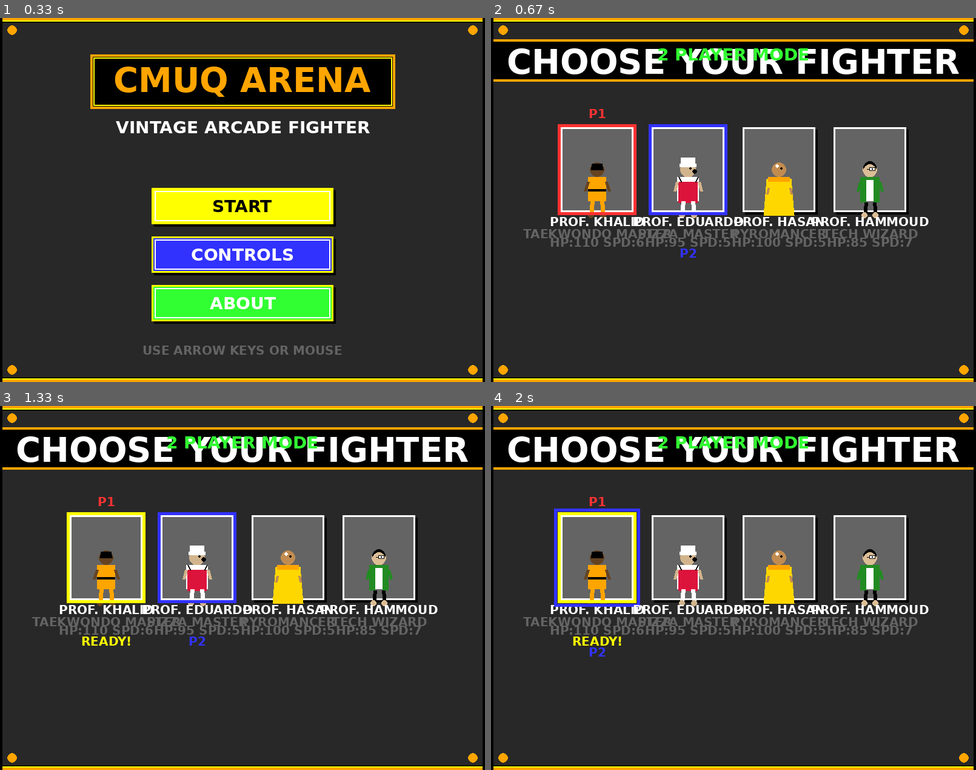
Above: before the commit, frames 1-4 (two rows, left to right).
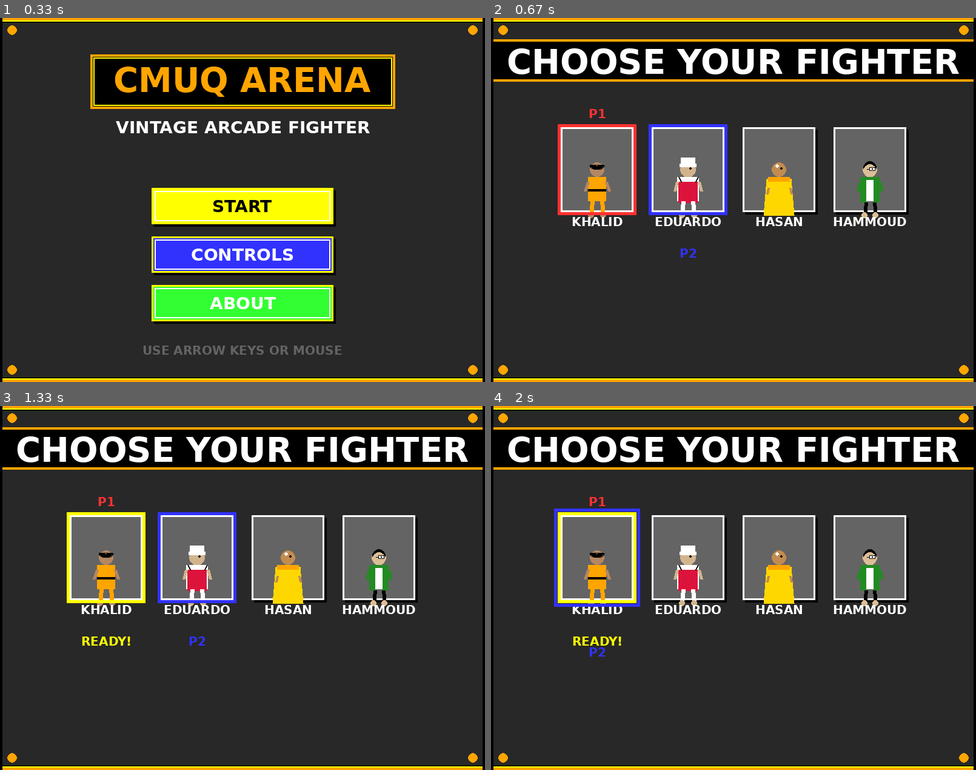
Above: after the commit, the same moments.

Repository: ymh1874/StreetFighter
Game: pygame game, started from main.py
The game is run twice, just before and just after one commit, with the same random seed, the same clock (stepped at 60 frames per second) and the same inputs.
Inputs (mouse positions are in pixels of both pictures, inside the frame that each line leads up to):
- Up to frame 1 (0.33 s): no input
- Up to frame 2 (0.67 s): click (733, 207) at 0.38 s
- Up to frame 3 (1.33 s): hold Right 0.67-1.13 s; move the mouse to (223, 602) at 0.7 s; hold Left from 1.17 s (still down); tap J at 1.23 s
- Up to frame 4 (2 s): tap J at 1.53, 1.8 s; release Left at 1.7 s; hold Left from 1.73 s (still down)

Frame 1 is identical in both runs. In frame 2, 3.8% of the frame differs, in the area x 6-91%, y 8-63%; in frame 3, 3.8%; in frame 4, 3.8%.

Commit message:
ui text modification

Diff:
--- a/config.py
+++ b/config.py
@@ -19,7 +19,7 @@
 DARK_GRAY = (40, 40, 40)
 
 # Skin tones
-KHALID_SKIN = (101, 67, 33)  # Dark brown
+KHALID_SKIN = (181, 135, 99)  # Light brown
 EDUARDO_SKIN = (210, 180, 140)  # Tan
 HASAN_SKIN = (194, 140, 80)  # Medium brown
 HAMMOUD_SKIN = (220, 190, 150)  # Light tan
@@ -42,21 +42,22 @@
 P_WIDTH = 50
 P_HEIGHT = 100
 
-# Professor Character Definitions
+# Character Definitions
 CHARACTERS = [
     {
-        'name': 'PROF. KHALID',
+        'name': 'KHALID',
         'color': KHALID_GI,
         'skin': KHALID_SKIN,
         'speed': 6,
         'jump': -19,
         'health': 110,
         'dmg_mult': 1.0,
+
         'desc': 'TAEKWONDO MASTER',
         'special': 'spinning_kick'
     },
     {
-        'name': 'PROF. EDUARDO',
+        'name': 'EDUARDO',
         'color': EDUARDO_APRON,
         'skin': EDUARDO_SKIN,
         'speed': 5,
@@ -67,7 +68,7 @@
         'special': 'pizza_throw'
     },
     {
-        'name': 'PROF. HASAN',
+        'name': 'HASAN',
         'color': HASAN_ROBE,
         'skin': HASAN_SKIN,
         'speed': 5,
@@ -78,7 +79,7 @@
         'special': 'fireball'
     },
     {
-        'name': 'PROF. HAMMOUD',
+        'name': 'HAMMOUD',
         'color': HAMMOUD_COAT,
         'skin': HAMMOUD_SKIN,
         'speed': 7,
--- a/drawing.py
+++ b/drawing.py
@@ -15,12 +15,6 @@
 def draw_khalid(surface, x, y, facing_right, animation_state='idle', frame=0):
     """
     Draw Professor Khalid - The Taekwondo Master
-
-    Appearance:
-    - Slick back black hair
-    - Clean shaven, dark brown skin
-    - Orange taekwondo gi
-    - Athletic build
     """
     # Flip x offset based on facing direction
     flip = 1 if facing_right else -1
@@ -30,14 +24,9 @@
     head_y = int(y - 30)
     pygame.draw.circle(surface, c.KHALID_SKIN, (head_x, head_y), 12)
 
-    # Hair (slicked back - polygon)
-    hair_points = [
-        (head_x - 10 * flip, head_y),
-        (head_x + 10 * flip, head_y),
-        (head_x + 8 * flip, head_y - 10),
-        (head_x - 8 * flip, head_y - 10)
-    ]
-    pygame.draw.polygon(surface, c.BLACK, hair_points)
+    # Hair (curved semicircle)
+    hair_rect = pygame.Rect(head_x - 12, head_y - 14, 24, 14)
+    pygame.draw.arc(surface, c.BLACK, hair_rect, math.pi, 2 * math.pi, 8)
 
     # Eyes
     eye_offset = 4 if facing_right else -4
@@ -112,12 +101,7 @@
     """
     Draw Professor Eduardo - The Pizza Master
 
-    Appearance:
-    - Some hair in back (balding front)
-    - Clean shaven, tan skin
-    - Red apron, white chef hat
-    - Slightly chubby build
-    """
+"""
     flip = 1 if facing_right else -1
 
     # Head (circle, tan skin)
@@ -131,11 +115,6 @@
     hat_band = pygame.Rect(x - 14, y - 40, 28, 6)
     pygame.draw.rect(surface, c.EDUARDO_HAT, hat_band)
 
-    # Hair in back (small tuft)
-    if not facing_right:
-        pygame.draw.circle(surface, c.BLACK, (head_x - 11, head_y + 3), 4)
-    else:
-        pygame.draw.circle(surface, c.BLACK, (head_x + 11, head_y + 3), 4)
 
     # Eyes
     eye_offset = 4 if facing_right else -4
@@ -185,11 +164,6 @@
     """
     Draw Professor Hasan - The Pyromancer
 
-    Appearance:
-    - Completely bald
-    - No facial hair
-    - Floor-length yellow/orange wizard robes
-    - Glowing eyes when using powers
     """
     flip = 1 if facing_right else -1
 
@@ -245,11 +219,6 @@
     """
     Draw Professor Hammoud - The Tech Wizard
 
-    Appearance:
-    - Short buzz cut
-    - Modern rectangular glasses
-    - Clean green lab coat
-    - Lean, intellectual build
     """
     flip = 1 if facing_right else -1
 
--- a/entities.py
+++ b/entities.py
@@ -312,7 +312,8 @@
         self.animation_state = 'idle'
         self.animation_frame = 0
         self.special_move_cooldown = 0
-        self.last_special_time = -2000  # Initialize to -2000 to allow immediate special move use
+
+        self.last_special_time = -6000  # Initialize to -6000 to allow immediate special move use
 
         # Dash State
         self.dashing = False
@@ -501,7 +502,7 @@
         # Handle special moves separately
         if type_key == 'special':
             current_time = pygame.time.get_ticks()
-            if current_time - self.last_special_time >= 2000:
+            if current_time - self.last_special_time >= 4000:
                 self.last_special_time = current_time
                 return self.execute_special_move(target)
             else:
--- a/game.py
+++ b/game.py
@@ -487,17 +487,6 @@
             name_x = x + box_width // 2 - name.get_width() // 2
             self.screen.blit(name, (name_x, y + box_height + 8))
 
-            # Description - centered, extra small (use smaller font)
-            desc = self.text_renderer.render(char['desc'], 'small', c.GRAY)
-            desc_x = x + box_width // 2 - desc.get_width() // 2
-            self.screen.blit(desc, (desc_x, y + box_height + 28))
-
-            # Stats - centered, extra small
-            stats = f"HP:{char['health']} SPD:{char['speed']}"
-            stats_surf = self.text_renderer.render(stats, 'small', c.GRAY)
-            stats_x = x + box_width // 2 - stats_surf.get_width() // 2
-            self.screen.blit(stats_surf, (stats_x, y + box_height + 42))
-
             # P1 selection indicator
             if i == self.p1_cursor:
                 color = c.YELLOW if self.p1_selected else c.RED
@@ -531,10 +520,10 @@
                         ready_x = x + box_width // 2 - ready.get_width() // 2
                         self.screen.blit(ready, (ready_x, y_pos + 18))
 
-        # 2 Player mode indicator
-        mode_text = self.text_renderer.render("2 PLAYER MODE", 'medium', c.GREEN)
-        mode_x = c.SCREEN_WIDTH // 2 - mode_text.get_width() // 2
-        self.screen.blit(mode_text, (mode_x, 50))
+        # 2 Player mode indicator not used
+        # mode_text = self.text_renderer.render("2 PLAYER MODE", 'medium', c.GREEN)
+        # mode_x = c.SCREEN_WIDTH // 2 - mode_text.get_width() // 2
+        # self.screen.blit(mode_text, (mode_x, 50))
 
     # ==================== FIGHT STATE ====================
 
